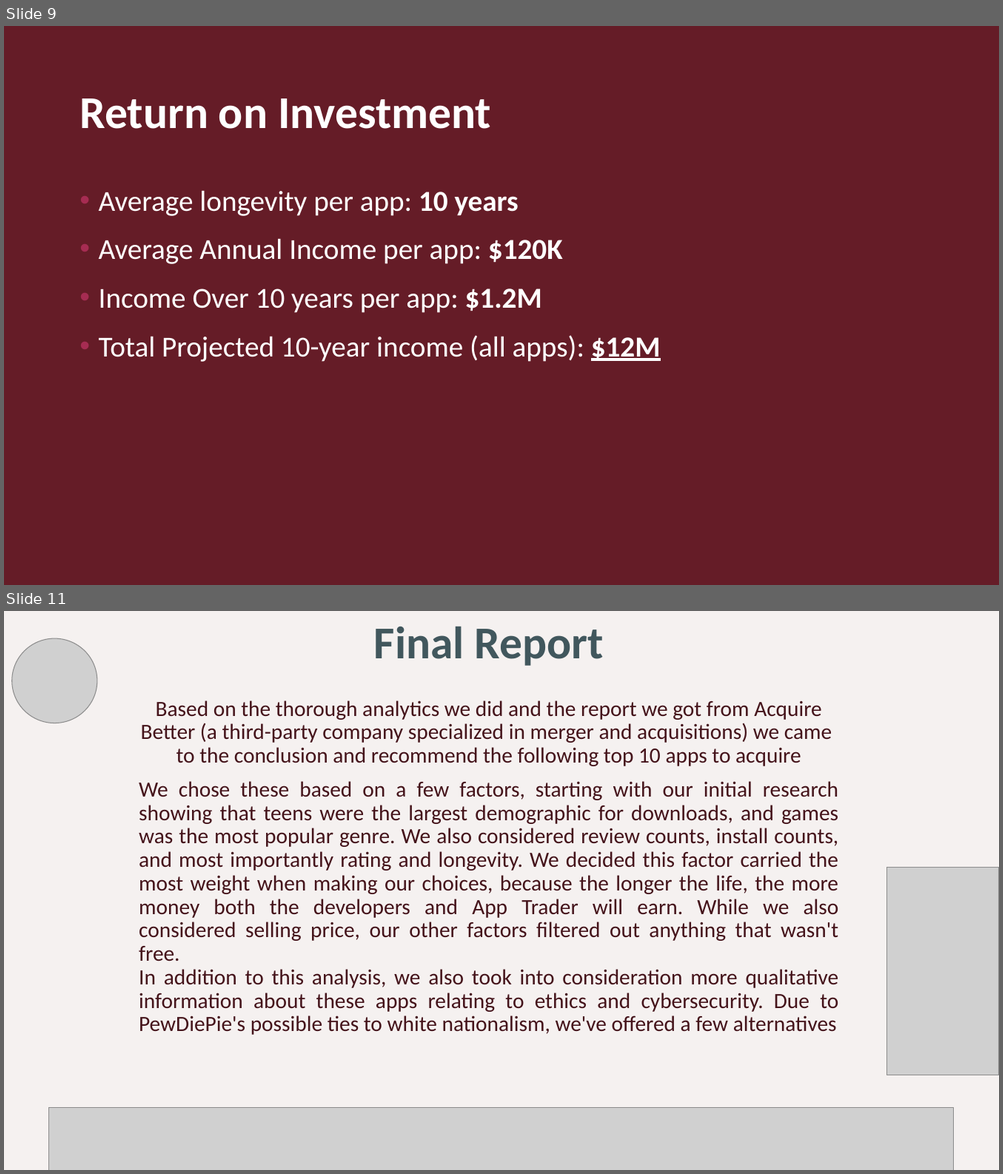
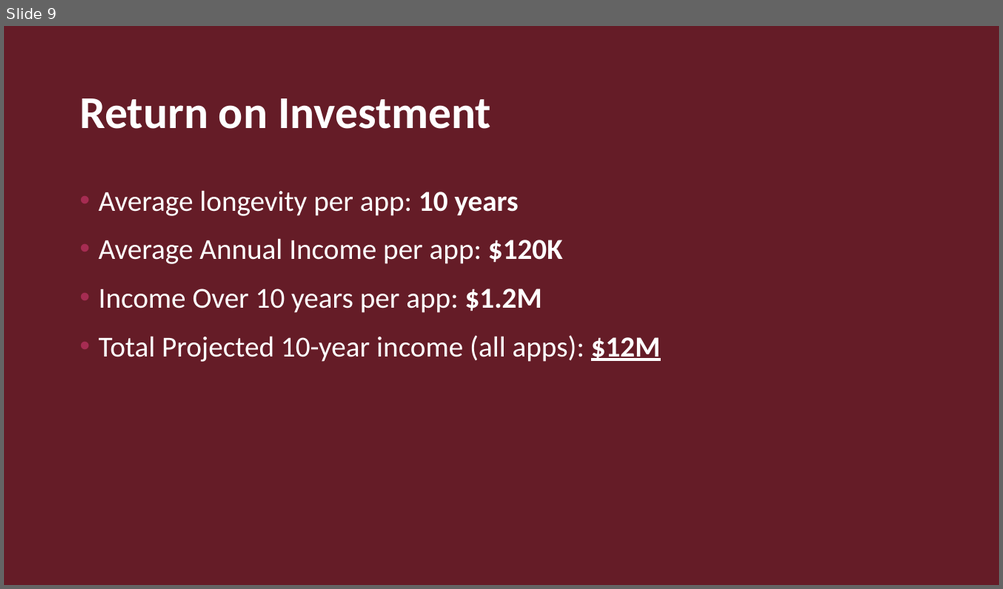
Before and after one commit to rghertel/app-trader-elegant-mangos, a slide deck: ELEGANT MANGOS DATA ANALYTICS_sb_v1.pptx. Shown one above the other, each under a label of ours: slides 9 and 11 before the commit, slide 9 after it; the slides between them are not shown. The pictures are 1003x1174 and 1003x589 pixels, drawn with LibreOffice and Linux fonts; fonts in the diff are those of the drawing; grey boxes stand for pictures; background and template pictures are left out. Boxes give left, top, right and bottom in pixels: in the first picture for what was removed or moved away, otherwise in the second. Text is boxed around its words. In the diff, an @@ line names an element or a change of style, - is before the commit and + after.

Commit message:
final presentation

```diff
--- a/ELEGANT MANGOS DATA ANALYTICS_sb_v1.pptx
+++ b/ELEGANT MANGOS DATA ANALYTICS_sb_v1.pptx
@@ slide 11 removed at <box>4,611,999,1170</box>, background #FFFFFF @@
@@ rectangle removed at <box>4,611,999,1170</box> @@
@@ rectangle removed at <box>4,611,999,1170</box> @@
@@ title removed at <box>374,627,603,666</box> @@
-Final Report
@@ picture removed at <box>12,638,97,723</box> @@
@@ subtitle removed at <box>139,701,839,1035</box> @@
-Based on the thorough analytics we did and the report we got from Acquire Better (a third-party company specialized in merger and acquisitions) we came to the conclusion and recommend the following top 10 apps to acquire
-We chose these based on a few factors, starting with our initial research showing that teens were the largest demographic for downloads, and games was the most popular genre. We also considered review counts, install counts, and most importantly rating and longevity. We decided this factor carried the most weight when making our choices, because the longer the life, the more money both the developers and App Trader will earn. While we also considered selling price, our other factors filtered out anything that wasn't free.
-In addition to this analysis, we also took into consideration more qualitative information about these apps relating to ethics and cybersecurity. Due to PewDiePie's possible ties to white nationalism, we've offered a few alternatives
@@ picture removed at <box>887,868,999,1076</box> @@
@@ picture removed at <box>48,1108,953,1170</box> @@
```
Also in this commit, not shown: 2 other slides removed, 1 other file.
